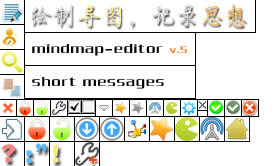
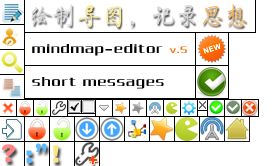
The second 280 x 166 image is a revision of the first. Changes to its layers:
added layer "图层 40" above "图层 39" over left=196, top=65, right=229, bottom=99
added layer "图层 39" above "图层 38" over left=196, top=33, right=229, bottom=66
